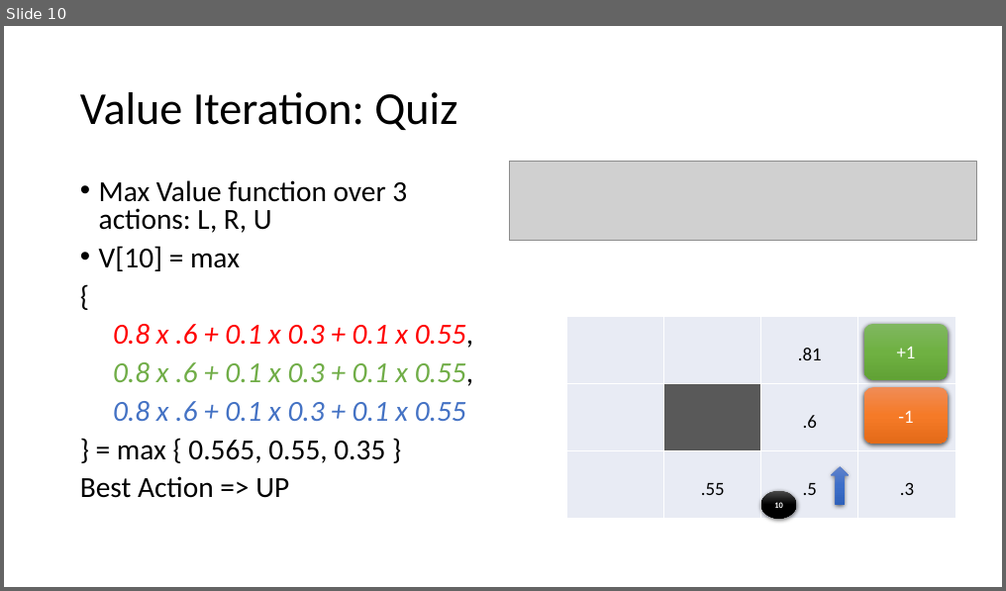
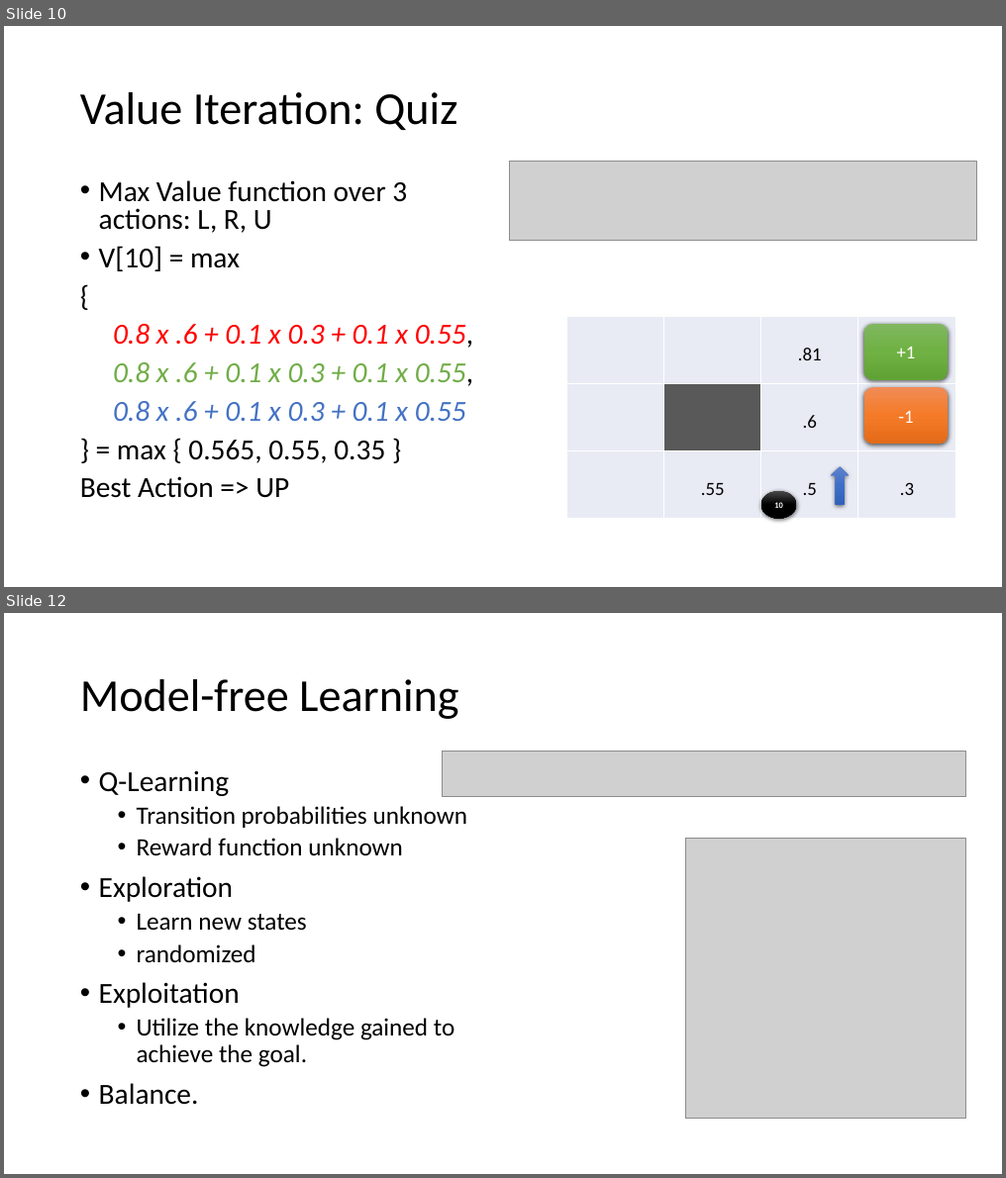
Before and after one commit to ameet123/rl_demo, a slide deck: RL.pptx. Shown one above the other, each under a label of ours: slide 10 before the commit, slides 10 and 12 after it; the slides between them are not shown. The pictures are 1006x591 and 1006x1178 pixels, drawn with LibreOffice and Linux fonts; fonts in the diff are those of the drawing; grey boxes stand for pictures. Boxes give left, top, right and bottom in pixels: in the first picture for what was removed or moved away, otherwise in the second. Text is boxed around its words. In the diff, an @@ line names an element or a change of style, - is before the commit and + after.

```diff
--- a/RL.pptx
+++ b/RL.pptx
@@ slide 12 added at [4, 613, 1002, 1174], background #FFFFFF @@
@@ title added at [80, 679, 458, 719], 44 pt, text #000000 @@
+Model-free Learning
@@ picture added at [443, 752, 966, 796] @@
@@ text added at [99, 770, 468, 1105], 24 pt, text #000000 @@
+• Q-Learning
+  • Transition probabilities unknown
+  • Reward function unknown
+• Exploration
+  • Learn new states
+  • randomized
+• Exploitation
+  • Utilize the knowledge gained to achieve the goal.
+• Balance.
@@ picture added at [686, 839, 966, 1119] @@
```
Also in this commit, not shown: 1 slide changed, 1 other slide added.
